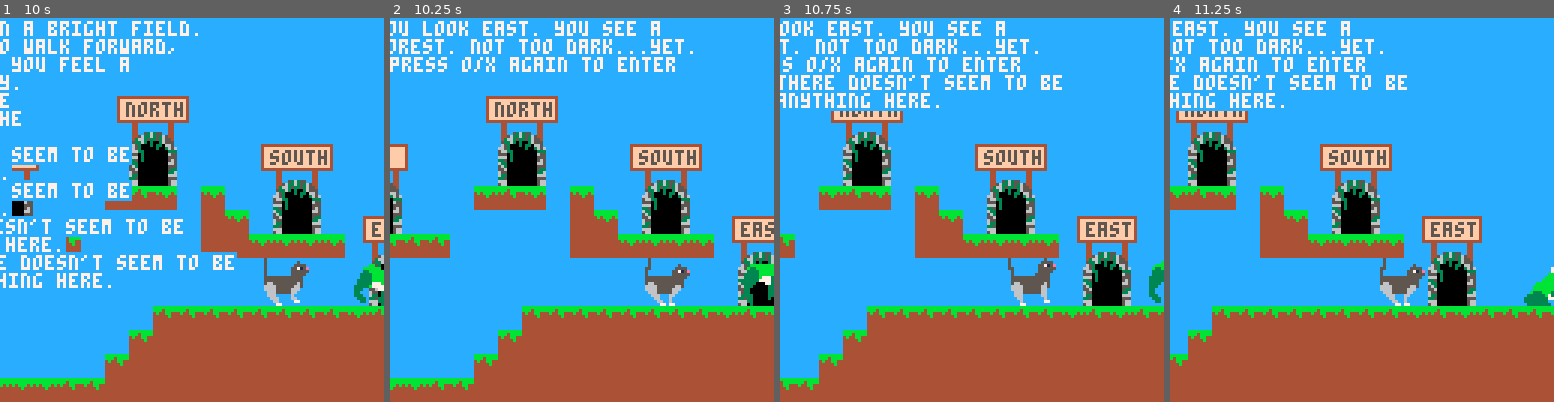
Above: before the commit, frames 1-4 (left to right).
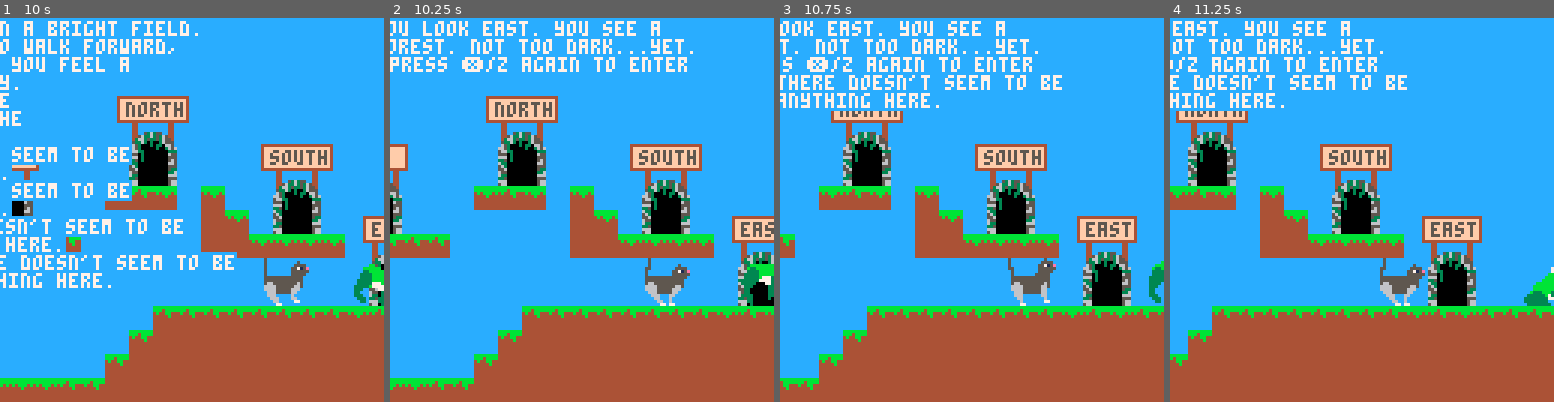
Above: after the commit, the same moments.

Repository: cincodenada/frogsvscats
Game: PICO-8 cartridge frogsvscats.p8
The game is run twice, just before and just after one commit, with the same random seed, the same clock (stepped at 60 frames per second) and the same inputs.
Inputs:
- Up to frame 1 (10 s): tap O (Z key) at 1.07, 1.8, 2.43, 3.07, 3.7, 4.33, 4.97, 5.6, 6.23, 6.87, 7.5, 8.13, 8.77, 9.4 s; hold Right 2.33-3.33 s; hold Right 3.38-4.22 s; hold Up 4.27-4.67 s; hold Right 4.72-5.72 s; hold Left 6.15-6.98 s; hold Right 7.03-8.03 s; hold Right 8.08-8.92 s; hold Up 8.97-9.37 s; hold Right from 9.42 s (still down)
- Up to frame 2 (10.25 s): keep holding Right; tap O (Z key) at 10.03 s
- Up to frame 3 (10.75 s): release Right at 10.42 s; tap O (Z key) at 10.67 s
- Up to frame 4 (11.25 s): hold Left from 10.85 s (still down)

Frame 1 is identical in both runs. In frame 2, 1.0% of the frame differs, in the area x 18-78%, y 10-15%; in frame 3, 1.0%; in frame 4, 0.9%.

Commit message:
Update door message

Diff:
--- a/frogsvscats.p8
+++ b/frogsvscats.p8
@@ -384,7 +384,7 @@
 	}
 	if(d.label != "up") then
 		-- todo: properly conditionalize this
-		add(self.texts,{msg="press o/x again to enter", col=7, x=self.x+5})
+		add(self.texts,{msg="press ❎/z again to enter", col=7, x=self.x+5})
 	end
 end
 function game:enter_door(d)
